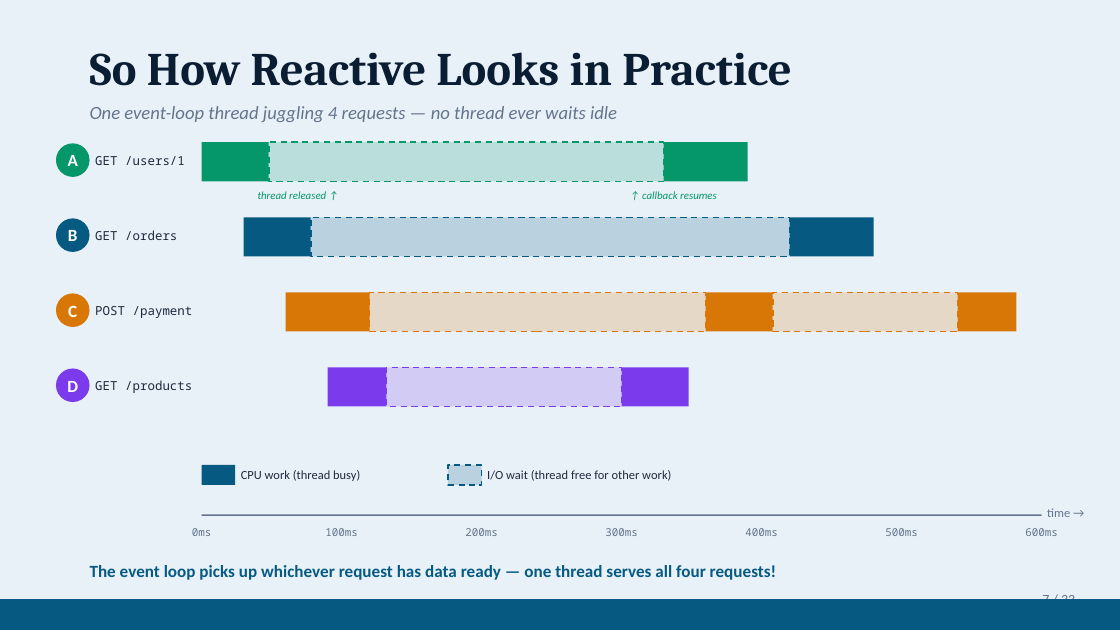
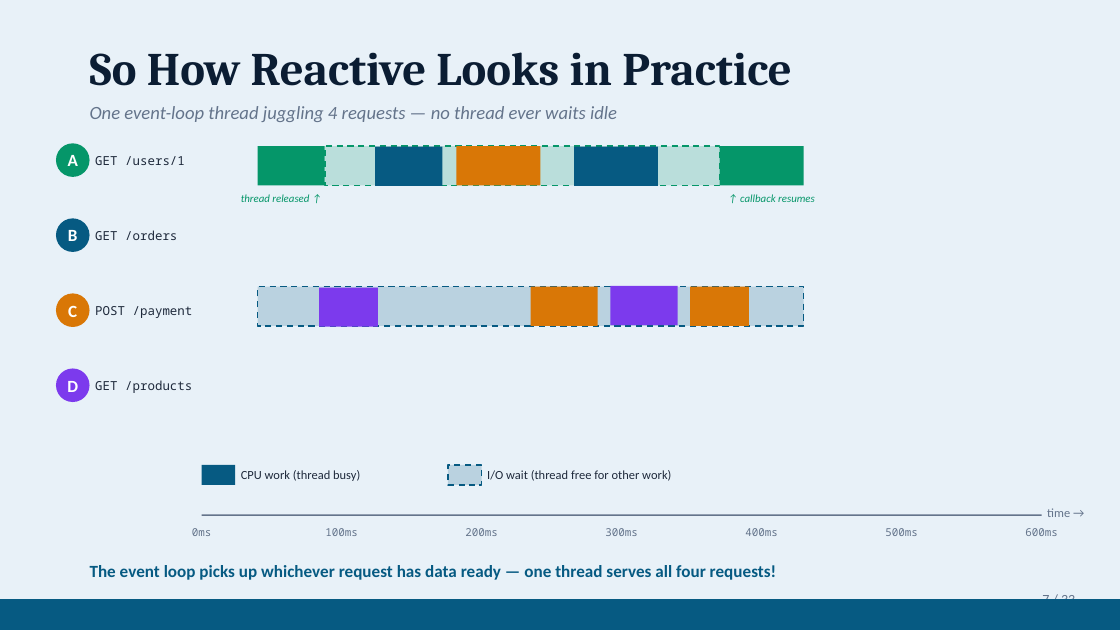
Before and after one commit to gitkoyot/reactor-presentation, a slide deck: slide 7 of WebFlux-Reactive-vs-Blocking.pptx. Drawn at 1120x630 pixels with LibreOffice and Linux fonts; fonts in the diff are those of the drawing. Boxes give left, top, right and bottom in pixels: in the first picture for what was removed or moved away, otherwise in the second. Text is boxed around its words. In the diff, an @@ line names an element or a change of style, - is before the commit and + after.

```diff
--- a/WebFlux-Reactive-vs-Blocking.pptx
+++ b/WebFlux-Reactive-vs-Blocking.pptx
@@ rectangle: place and size @@
-rectangle at (243,217,310,256)
+rectangle at (375,147,442,186)
@@ rectangle: place and size @@
-rectangle at (286,292,370,332)
+rectangle at (457,146,541,185)
@@ rectangle: place and size @@
-rectangle at (790,217,874,256)
+rectangle at (573,147,657,186)
@@ 3 rectangles: place and size @@
-3 rectangles at (202,142,747,181)
+3 rectangles at (258,146,803,185)
@@ text "thread released ↑": place and size @@
-text "thread released ↑" at (258,191,326,199)
+text "thread released ↑" at (241,194,309,202)
@@ text "↑ callback resumes": place and size @@
-text "↑ callback resumes" at (642,191,717,199)
+text "↑ callback resumes" at (740,194,815,202)
@@ rectangle: place and size @@
-rectangle at (310,217,790,256)
+rectangle at (258,287,804,326)
@@ rectangle: place and size @@
-rectangle at (327,367,386,407)
+rectangle at (319,288,379,327)
@@ rectangle removed at (370,292,706,332) @@
@@ rectangle: place and size @@
-rectangle at (706,292,773,332)
+rectangle at (531,287,598,326)
@@ rectangle: place and size @@
-rectangle at (622,367,689,407)
+rectangle at (610,286,678,325)
@@ rectangle: place and size @@
-rectangle at (958,292,1017,332)
+rectangle at (690,287,749,326)
@@ rectangle removed at (773,292,958,332) @@
@@ rectangle removed at (386,367,622,407) @@
```
Also in this commit, not shown: 5 other slides changed, 11 other files.
